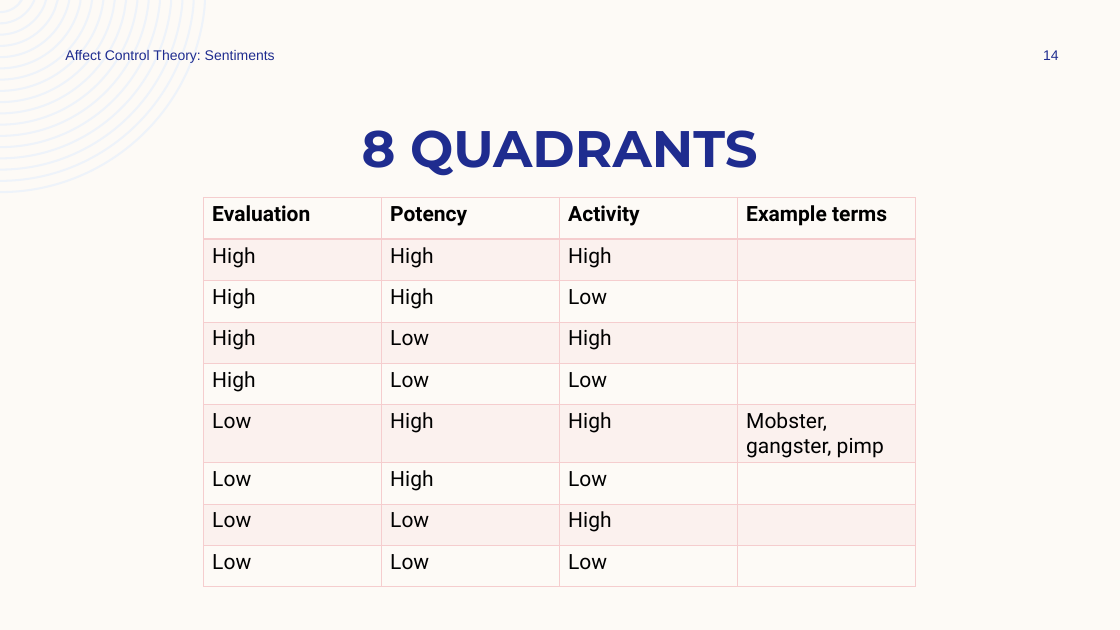
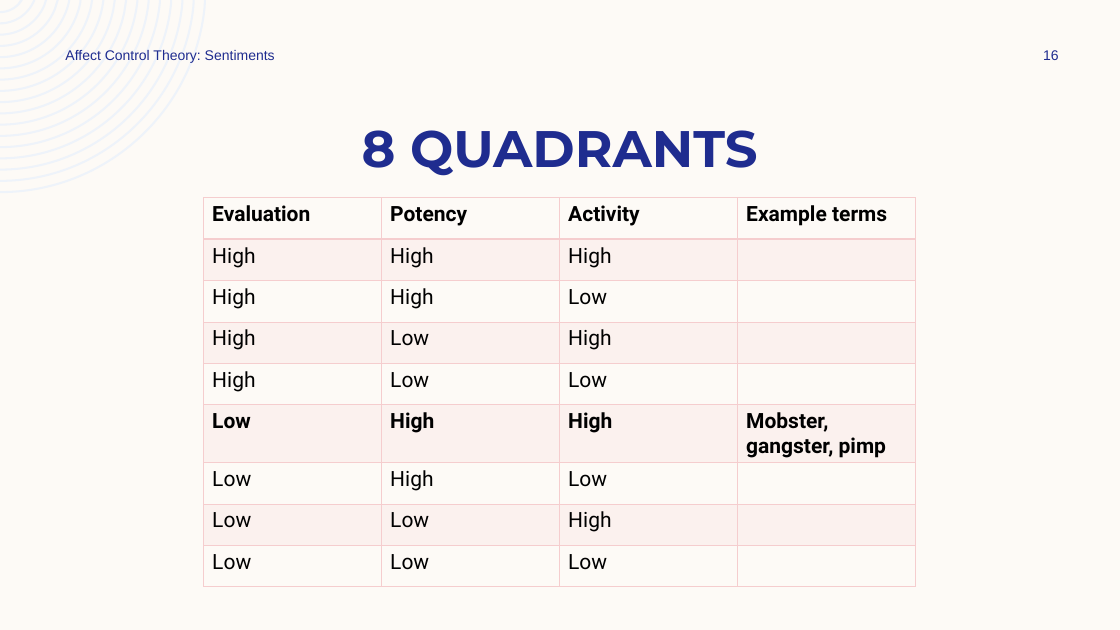
Before and after one commit to ekmaloney/soc490s, a slide deck: slide 16 of slides/jan_26.pptx (slide 14 before the commit). Drawn at 1120x630 pixels with LibreOffice and Linux fonts; fonts in the diff are those of the drawing. Boxes give left, top, right and bottom in pixels: in the first picture for what was removed or moved away, otherwise in the second. Text is boxed around its words. In the diff, an @@ line names an element or a change of style, - is before the commit and + after.

```diff
--- a/slides/jan_26.pptx
+++ b/slides/jan_26.pptx
@@ page number at bbox=[1043, 50, 1059, 60]: text changed @@
-14
+16
@@ table at bbox=[204, 198, 917, 588] @@
@@ bold on in "Low", "High", "High", "Mobster, gangster, pimp" @@
```
Also in this commit, not shown: 10 other slides changed, 2 slides added, 14 other files.
